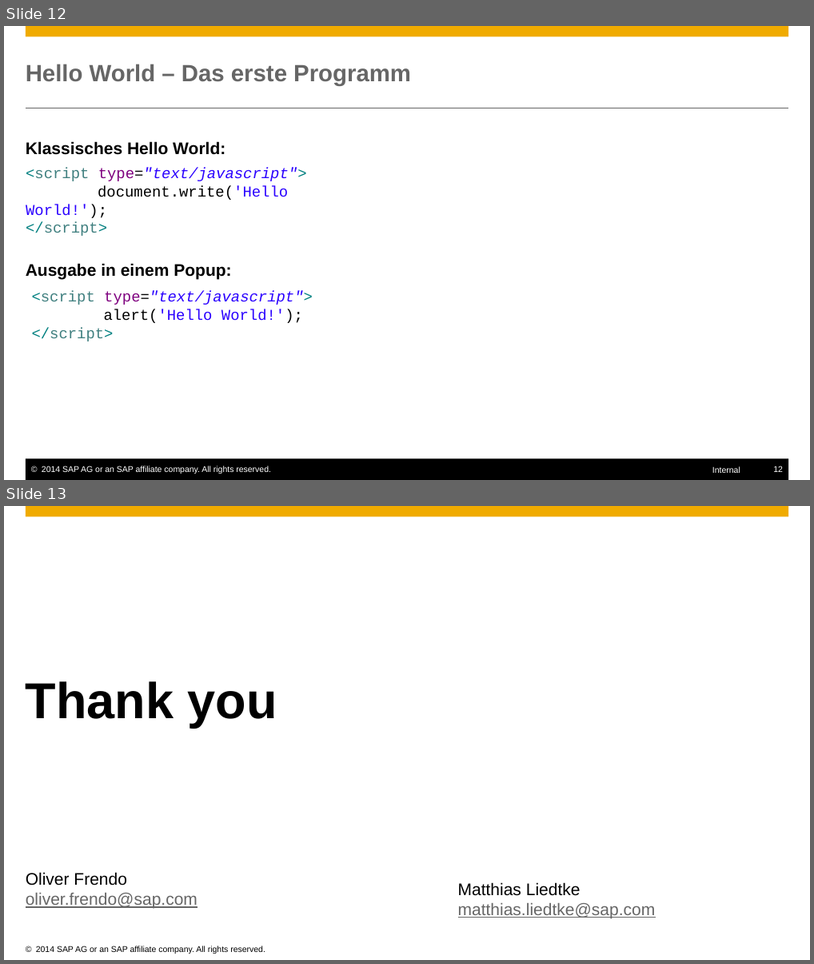
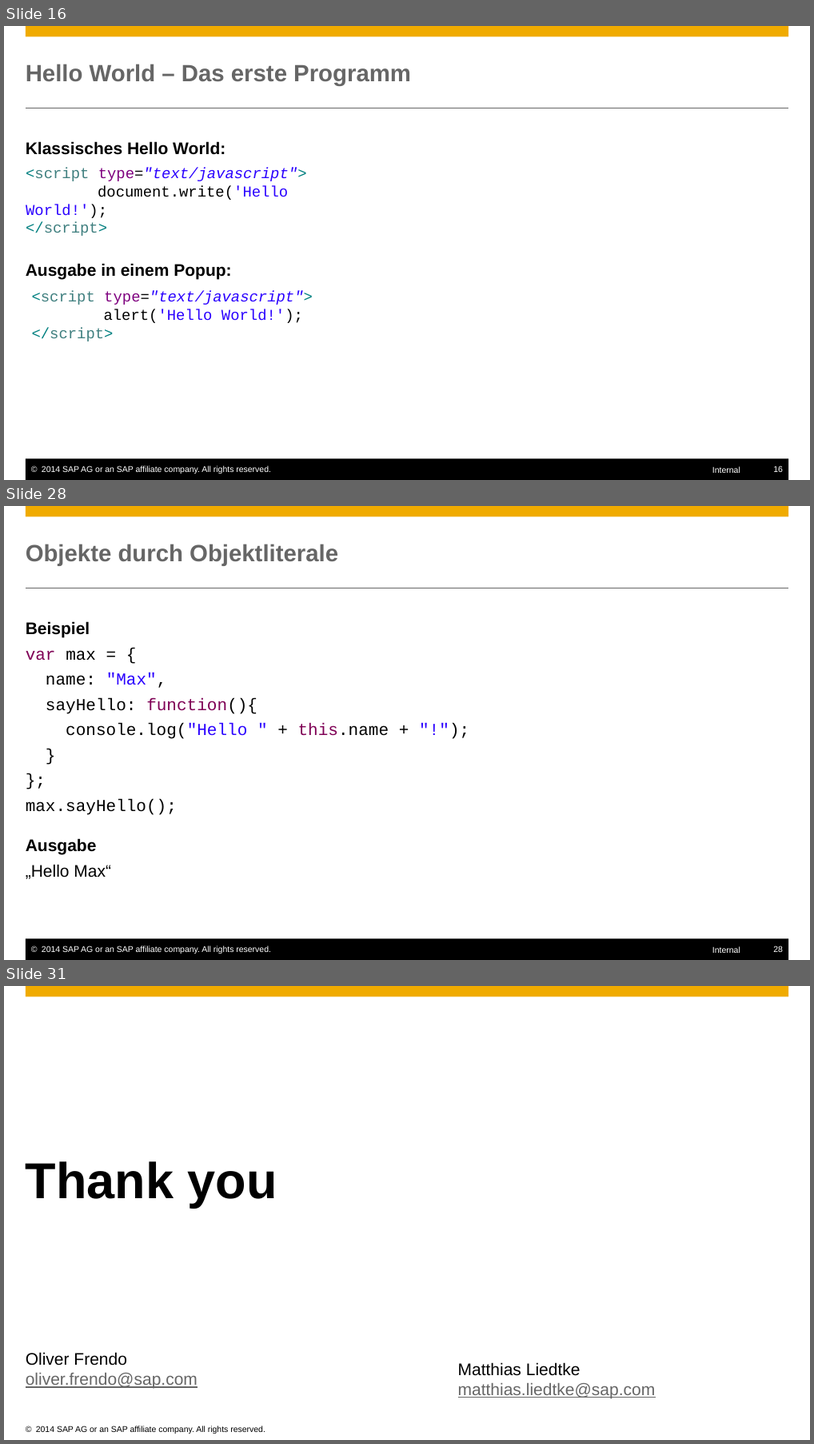
Before and after one commit to ofrendo/JSCrossCourse, a slide deck: JSCrosscourse.pptx. Shown one above the other, each under a label of ours: slides 12 and 13 before the commit, slides 16, 28 and 31 after it; the slides between them are not shown. The pictures are 814x964 and 814x1444 pixels, drawn with LibreOffice and Linux fonts; fonts in the diff are those of the drawing; background and template pictures are left out. Boxes give left, top, right and bottom in pixels: in the first picture for what was removed or moved away, otherwise in the second. Text is boxed around its words. In the diff, an @@ line names an element or a change of style, - is before the commit and + after.

```diff
--- a/JSCrosscourse.pptx
+++ b/JSCrosscourse.pptx
@@ slide 28 added at (x1=4, y1=506, x2=810, y2=960), background #FFFFFF; not listed: 6 template elements that a slide beside it also shows @@
@@ title added at (x1=26, y1=544, x2=338, y2=566), 28 pt, text #666666, bold @@
+Objekte durch Objektliterale
@@ text added at (x1=26, y1=621, x2=390, y2=879), 20 pt, text #000000 @@
+Beispiel
+  var max = {
+  name: "Max",
+  sayHello: function(){
+  console.log("Hello " + this.name + "!");
+  }
+  };
+  max.sayHello();
+Ausgabe
+  „Hello Max“
@@ what was slide 12 is now slide 16 @@
@@ page number at (x1=774, y1=465, x2=783, y2=472): text changed @@
-12
+16
@@ what was slide 13 is now slide 31 @@
```
Also in this commit, not shown: 7 slides changed, 17 other slides added, 1 other file.
